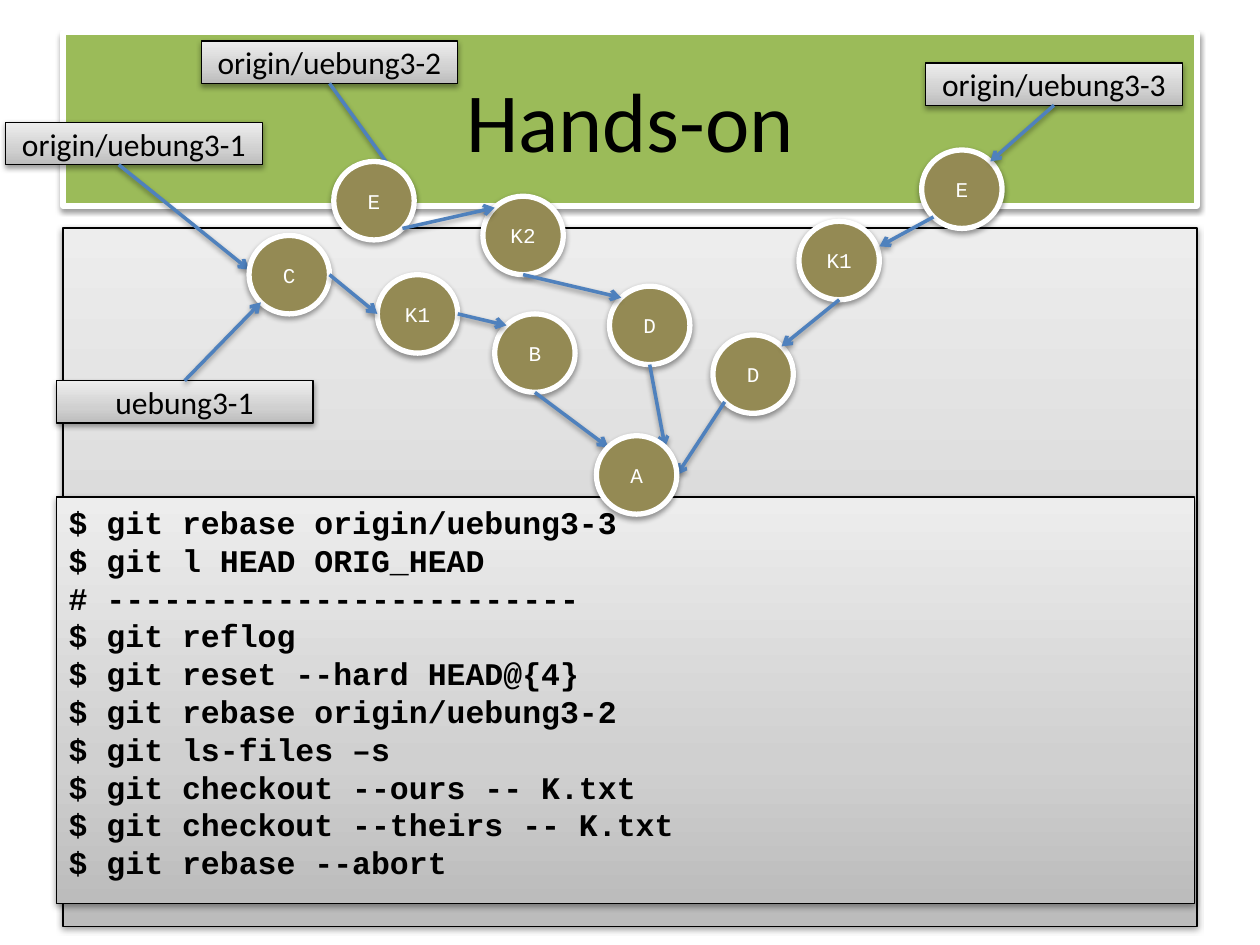
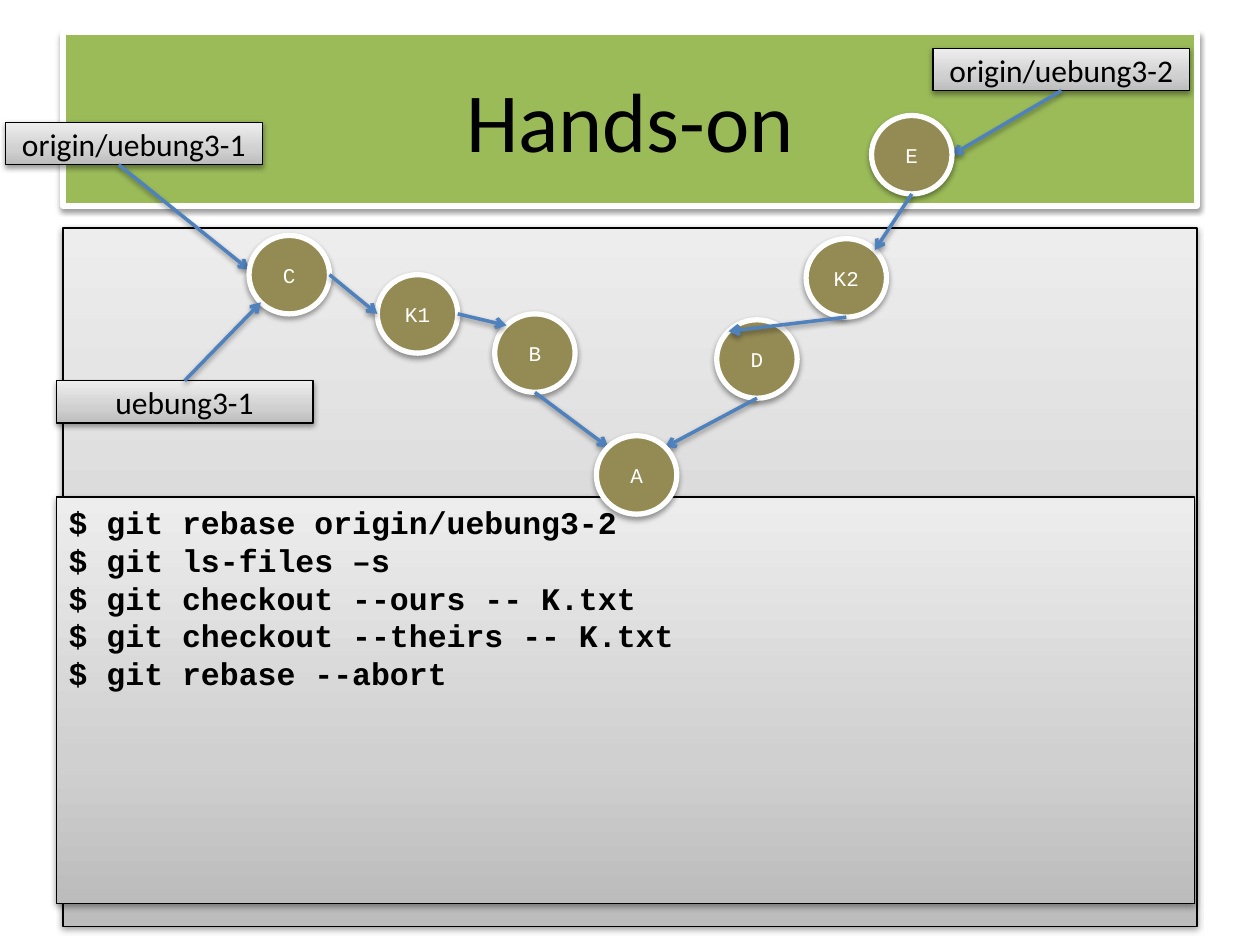
Before and after one commit to owidder/git-wks, a slide deck: slide 53 of git-wks.pptx. Drawn at 1260x945 pixels with LibreOffice and Linux fonts; fonts in the diff are those of the drawing. Boxes give left, top, right and bottom in pixels: in the first picture for what was removed or moved away, otherwise in the second. Text is boxed around its words. In the diff, an @@ line names an element or a change of style, - is before the commit and + after.

```diff
--- a/git-wks.pptx
+++ b/git-wks.pptx
@@ rectangle "origin/uebung3-2": place and size @@
-rectangle "origin/uebung3-2" at (202, 42, 459, 84)
+rectangle "origin/uebung3-2" at (934, 48, 1191, 91)
@@ rectangle removed at (926, 63, 1183, 106) @@
-origin/uebung3-3
@@ ellipse "E": place and size @@
-ellipse "E" at (334, 161, 415, 239)
+ellipse "E" at (872, 116, 953, 194)
@@ arrow moved from (330, 83) - (415, 200) to (1061, 91) - (953, 155) @@
@@ arrow removed from (1055, 106) to (990, 161) @@
@@ ellipse removed at (922, 150, 1003, 228) @@
-E
@@ arrow removed from (402, 228) to (495, 208) @@
@@ arrow moved from (934, 217) - (879, 247) to (912, 194) - (874, 251) @@
@@ ellipse removed at (799, 222, 879, 300) @@
-K1
@@ ellipse "K2": place and size @@
-ellipse "K2" at (483, 197, 563, 275)
+ellipse "K2" at (806, 238, 887, 316)
@@ ellipse "D": place and size @@
-ellipse "D" at (610, 286, 690, 364)
+ellipse "D" at (717, 320, 798, 398)
@@ arrow moved from (523, 275) - (621, 297) to (847, 318) - (728, 331) @@
@@ arrow removed from (839, 300) to (781, 346) @@
@@ ellipse removed at (713, 335, 794, 413) @@
-D
@@ arrow moved from (650, 364) - (665, 447) to (757, 398) - (665, 447) @@
@@ arrow removed from (724, 402) to (677, 475) @@
@@ text in rectangle at (106, 511, 616, 692): paragraphs removed @@
-$ git rebase origin/uebung3-3
-$ git l HEAD ORIG_HEAD
-# -------------------------
-$ git reflog
-$ git reset --hard HEAD@{4}
```
Also in this commit, not shown: 6 other slides changed, 6 slides added.
